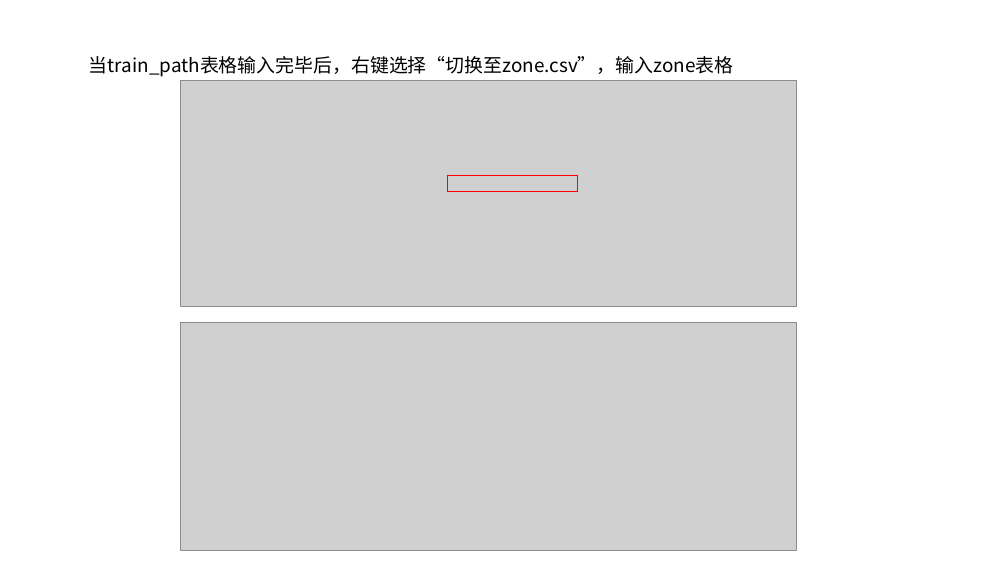
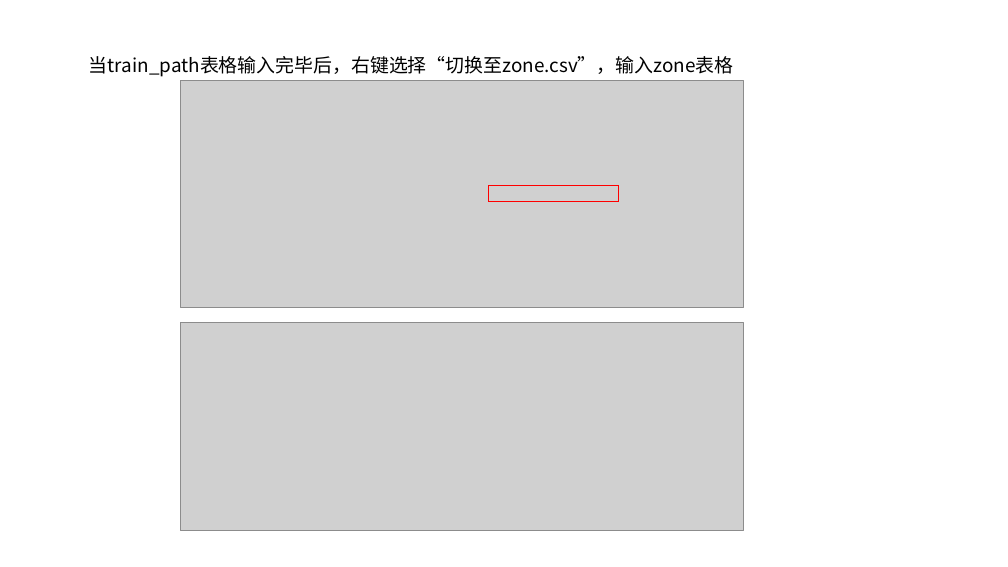
Before and after one commit to OnVacationHaHa/blocking-time-and-train-conflicts, a slide deck: slide 9 of user guide.pptx. Drawn at 1008x567 pixels with LibreOffice and Linux fonts; fonts in the diff are those of the drawing; grey boxes stand for pictures. Boxes give left, top, right and bottom in pixels: in the first picture for what was removed or moved away, otherwise in the second. Text is boxed around its words. In the diff, an @@ line names an element or a change of style, - is before the commit and + after.

```diff
--- a/user guide.pptx
+++ b/user guide.pptx
@@ picture: place and size @@
-picture at [181, 80, 797, 307]
+picture at [181, 80, 744, 308]
@@ rectangle: place and size @@
-rectangle at [448, 175, 578, 191]
+rectangle at [488, 186, 619, 202]
@@ picture: place and size @@
-picture at [181, 322, 797, 551]
+picture at [181, 322, 744, 531]
```
Also in this commit, not shown: 1 other slide changed.
